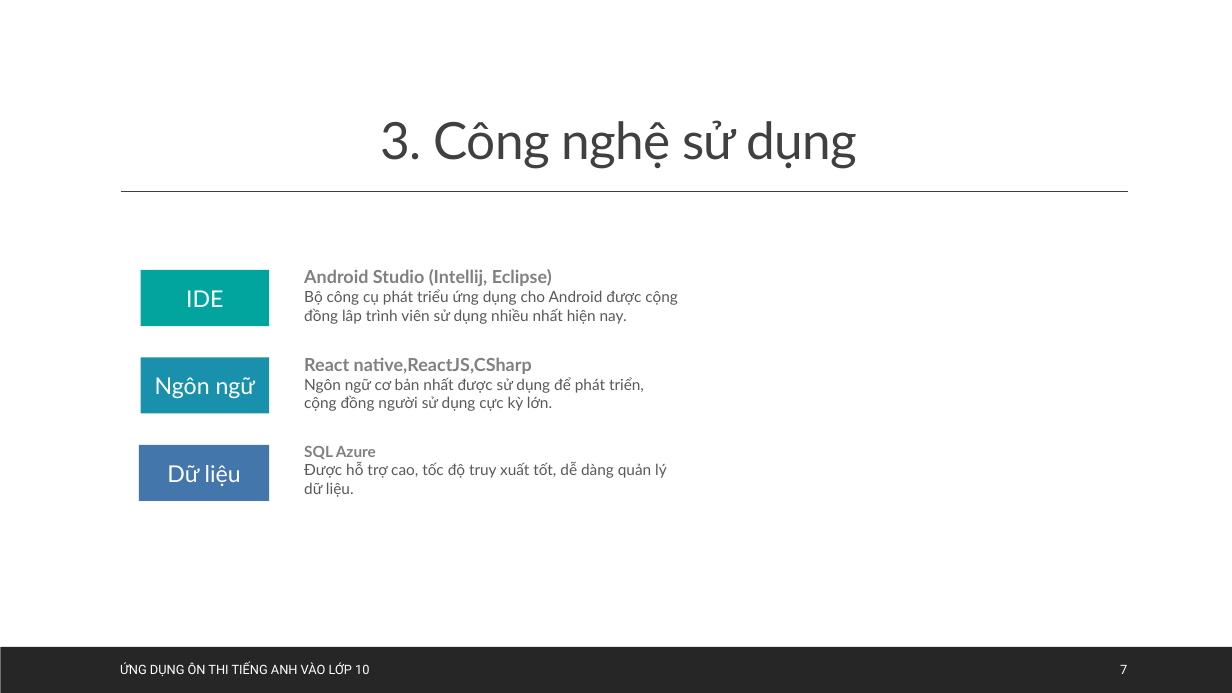
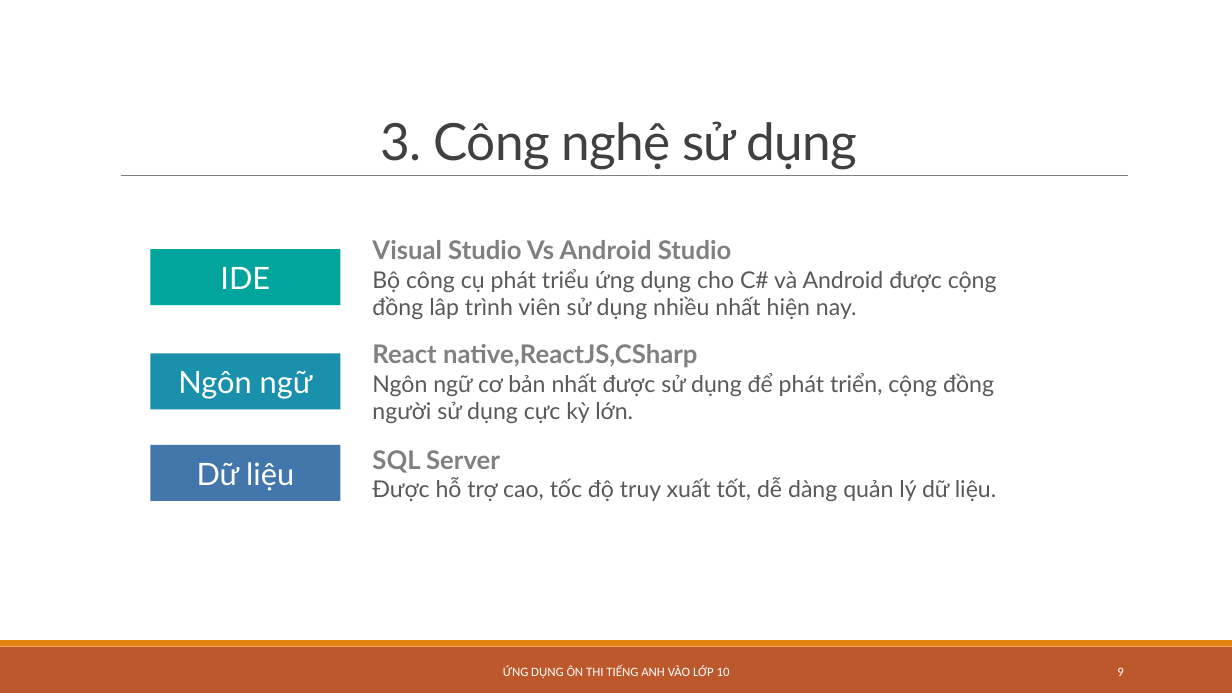
Before and after one commit to TruongDangQuang1998/OnThiTiengAnh10, a slide deck: slide 9 of Documents/Nhom27.pptx (slide 7 before the commit). Drawn at 1232x693 pixels with LibreOffice and Linux fonts; fonts in the diff are those of the drawing. Boxes give left, top, right and bottom in pixels: in the first picture for what was removed or moved away, otherwise in the second. Text is boxed around its words. In the diff, an @@ line names an element or a change of style, - is before the commit and + after.

Commit message:
update file pptx

```diff
--- a/Documents/Nhom27.pptx
+++ b/Documents/Nhom27.pptx
@@ title "3. Công nghệ sử dụng" at bbox=[381, 121, 858, 170]: line spacing 0.9 to 0.85 @@
@@ line moved from (121, 192) - (1128, 192) to (121, 176) - (1128, 176) @@
@@ line (121, 176) - (1128, 176): stroke #404040 1 pt to #808080 0.5 pt @@
@@ size 18 to 24 pt in 3 elements at bbox=[151, 445, 341, 502], bbox=[151, 353, 341, 409], bbox=[151, 250, 341, 306] @@
@@ rectangle "IDE": place and size @@
-rectangle "IDE" at bbox=[140, 270, 269, 326]
+rectangle "IDE" at bbox=[151, 250, 341, 306]
@@ text at bbox=[372, 240, 997, 319]: text changed; size 12 to 18 pt @@
-Android Studio (Intellij, Eclipse)
-Bộ công cụ phát triểu ứng dụng cho Android được cộng đồng lâp trình viên sử dụng nhiều nhất hiện nay.
+Visual Studio Vs Android Studio
+Bộ công cụ phát triểu ứng dụng cho C# và Android được cộng đồng lâp trình viên sử dụng nhiều nhất hiện nay.
@@ rectangle "Ngôn ngữ": place and size @@
-rectangle "Ngôn ngữ" at bbox=[140, 358, 269, 414]
+rectangle "Ngôn ngữ" at bbox=[151, 353, 341, 409]
@@ text "React native,ReactJS,CSharp Ngôn ngữ cơ ...": place and size @@
-text "React native,ReactJS,CSharp Ngôn ngữ cơ ..." at bbox=[304, 357, 644, 411]
+text "React native,ReactJS,CSharp Ngôn ngữ cơ ..." at bbox=[372, 344, 994, 423]
@@ text "React native,ReactJS,CSharp Ngôn ngữ cơ ..." at bbox=[372, 344, 994, 423]: size 14 to 20 pt in "React native,ReactJS,CSharp"; size 12 to 18 pt in "Ngôn ngữ cơ bản nhất được sử ..." @@
@@ rectangle "Dữ liệu": place and size @@
-rectangle "Dữ liệu" at bbox=[139, 445, 269, 502]
+rectangle "Dữ liệu" at bbox=[151, 445, 341, 502]
@@ text at bbox=[372, 450, 996, 501]: text changed; size 12 to 18 pt @@
-SQL Azure
-Được hỗ trợ cao, tốc độ truy xuất tốt, dễ dàng quản lý dữ liệu.
+SQL Server
+Được hỗ trợ cao, tốc độ truy xuất tốt, dễ dàng quản lý dữ liệu.
@@ rectangle at bbox=[0, 647, 1232, 693]: fill #262626 to #BD582C @@
@@ rectangle added at bbox=[0, 640, 1232, 647], fill #E48312 @@
@@ text "ỨNG DỤNG ÔN THI TIẾNG ...": place and size @@
-text "ỨNG DỤNG ÔN THI TIẾNG ..." at bbox=[120, 663, 369, 676]
+text "ỨNG DỤNG ÔN THI TIẾNG ..." at bbox=[503, 665, 730, 678]
@@ text "ỨNG DỤNG ÔN THI TIẾNG ..." at bbox=[503, 665, 730, 678]: font Roboto to Calibri; alignment left to centre @@
@@ page number at bbox=[1117, 667, 1123, 676]: text changed; font Roboto to Calibri @@
-7
+9
```
Also in this commit, not shown: 17 other slides changed, 2 slides added, 1 other file.
